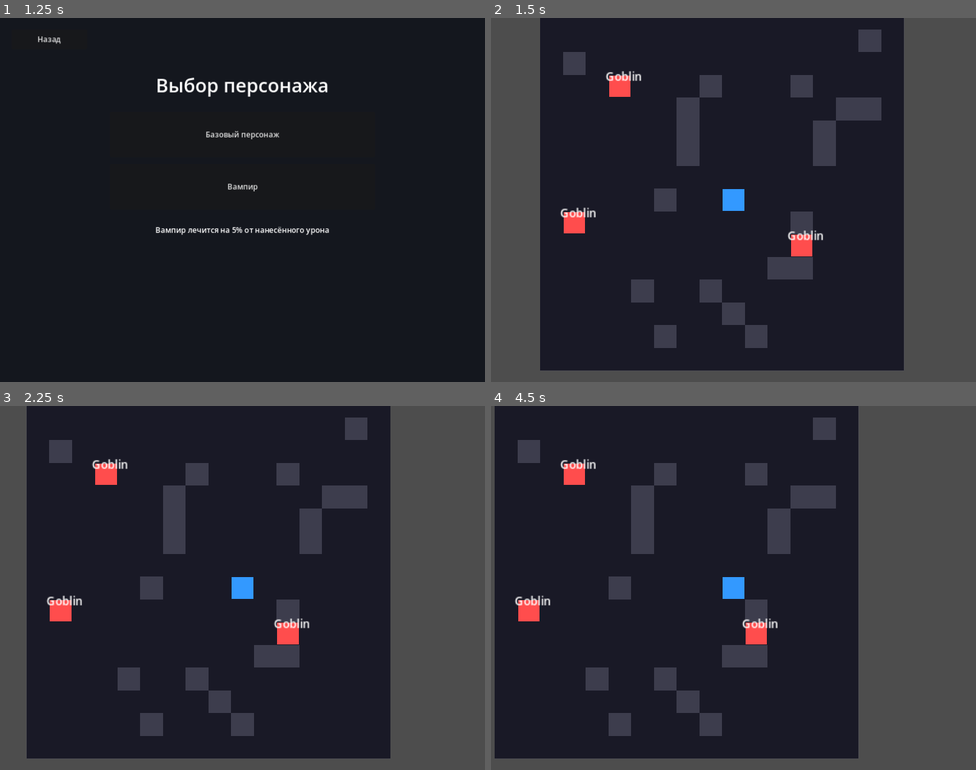
Above: before the commit, frames 1-4 (two rows, left to right).
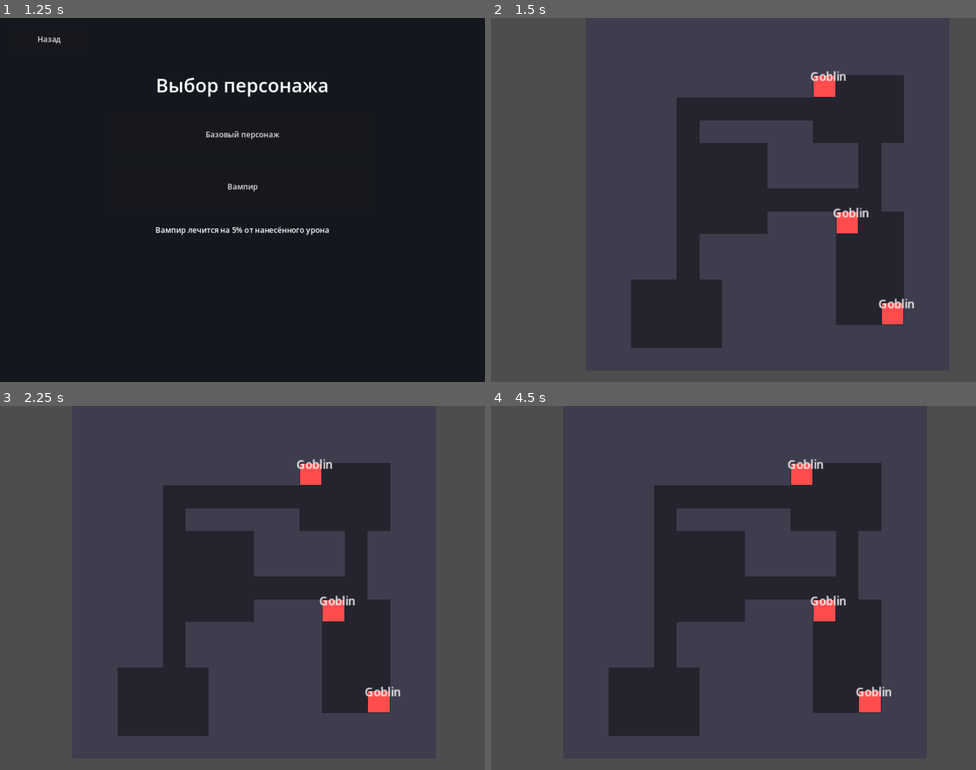
Above: after the commit, the same moments.

Repository: ProninNikita/rpgdungeon
Game: Godot game, scene res://scenes/ui/main_menu.tscn
The game is run twice, just before and just after one commit, with the same random seed, the same clock (stepped at 60 frames per second) and the same inputs.
Inputs:
- Up to frame 1 (1.25 s): click "Новая игра" at 0.5 s
- Up to frame 2 (1.5 s): click "Базовый персонаж" at 1.25 s
- Up to frame 3 (2.25 s): tap Enter at 2 s; hold Right (ui_right) from 2.03 s (still down)
- Up to frame 4 (4.5 s): tap Space at 2.75, 4.25 s; release Right (ui_right) at 2.78 s; hold Down (ui_down) 2.78-3.53 s; tap Enter at 3.5 s; hold Right (ui_right) 3.53-4.28 s; hold Up (ui_up) from 4.28 s (still down)

Frame 1 is identical in both runs. In frame 2, 52% of the frame differs, in the area x 10-88%, y 0-97%; in frame 3, 52%; in frame 4, 54%, in the area x 0-83%, y 0-97%.

Commit message:
Generate dungeon rooms and corridors

Diff:
--- a/scripts/game_state.gd
+++ b/scripts/game_state.gd
@@ -4,7 +4,10 @@
 const MAIN_LEVEL_PATH = "res://scenes/levels/main_level.tscn"
 const ROOM_WIDTH = 16
 const ROOM_HEIGHT = 16
-const WALL_COUNT = 20
+const MIN_ROOM_COUNT = 4
+const MAX_ROOM_COUNT = 5
+const MIN_ROOM_SIZE = 3
+const MAX_ROOM_SIZE = 5
 const ENEMY_COUNT = 3
 const START_GRID_POS = {"x": 8, "y": 8}
 const CHARACTER_DEFINITIONS = {
@@ -45,7 +48,7 @@
 	current_enemy_id = ""
 	defeated_enemies.clear()
 	level_data = generate_level_data()
-	player_grid_pos = START_GRID_POS.duplicate()
+	player_grid_pos = level_data.get("start_position", START_GRID_POS).duplicate()
 	player_stats = get_character_stats(character_id)
 	active_save_slot = get_first_empty_save_slot()
 	if active_save_slot != 0:
@@ -59,9 +62,13 @@
 	active_save_slot = slot
 	selected_character_id = save_data.get("selected_character_id", "base")
 	level_data = save_data.get("level_data", {})
-	if level_data.is_empty():
+	var regenerated_level = false
+	if not is_valid_level_data(level_data):
 		level_data = generate_level_data()
-	player_grid_pos = save_data.get("player_grid_pos", START_GRID_POS.duplicate())
+		regenerated_level = true
+	player_grid_pos = save_data.get("player_grid_pos", level_data.get("start_position", START_GRID_POS).duplicate())
+	if regenerated_level or not is_grid_position_walkable(level_data, player_grid_pos):
+		player_grid_pos = level_data.get("start_position", START_GRID_POS).duplicate()
 	player_stats = save_data.get("player_stats", get_default_player_stats())
 	current_enemy_id = ""
 	defeated_enemies = save_data.get("defeated_enemies", {})
@@ -125,8 +132,19 @@
 	return "save_slot_%d.json" % slot
 
 func ensure_level_data() -> void:
-	if level_data.is_empty():
+	if not is_valid_level_data(level_data):
 		level_data = generate_level_data()
+		player_grid_pos = level_data.get("start_position", START_GRID_POS).duplicate()
+
+func is_valid_level_data(data: Dictionary) -> bool:
+	return data.has("floor_tiles") and data.has("walls") and data.has("rooms") and data.has("enemies")
+
+func is_grid_position_walkable(data: Dictionary, grid_position: Dictionary) -> bool:
+	var key = get_grid_key(int(grid_position.get("x", START_GRID_POS["x"])), int(grid_position.get("y", START_GRID_POS["y"])))
+	for floor_tile in data.get("floor_tiles", []):
+		if get_grid_key(floor_tile["x"], floor_tile["y"]) == key:
+			return true
+	return false
 
 func get_default_player_stats() -> Dictionary:
 	return get_character_stats("base")
@@ -173,20 +191,114 @@
 	var level_seed = rng.randi()
 	rng.seed = level_seed
 
-	var occupied = {}
-	for y in range(START_GRID_POS["y"] - 1, START_GRID_POS["y"] + 2):
-		for x in range(START_GRID_POS["x"] - 1, START_GRID_POS["x"] + 2):
-			occupied[get_grid_key(x, y)] = true
-
+	var rooms = generate_rooms(rng)
+	var floor_positions = {}
+
+	for room in rooms:
+		carve_room(room, floor_positions)
+
+	for index in range(rooms.size() - 1):
+		connect_rooms(rooms[index], rooms[index + 1], floor_positions, rng)
+
+	var floor_tiles = positions_to_array(floor_positions)
+	var walls = build_wall_tiles(floor_positions)
+	var start_position = get_room_center(rooms[0])
+	var enemies = generate_enemy_data(rooms, floor_positions, start_position, rng)
+
+	return {
+		"seed": level_seed,
+		"width": ROOM_WIDTH,
+		"height": ROOM_HEIGHT,
+		"start_position": start_position,
+		"rooms": rooms,
+		"floor_tiles": floor_tiles,
+		"walls": walls,
+		"enemies": enemies
+	}
+
+func generate_rooms(rng: RandomNumberGenerator) -> Array:
+	var rooms = []
+	var target_room_count = rng.randi_range(MIN_ROOM_COUNT, MAX_ROOM_COUNT)
+	var attempts = 0
+
+	while rooms.size() < target_room_count and attempts < 120:
+		attempts += 1
+		var width = rng.randi_range(MIN_ROOM_SIZE, MAX_ROOM_SIZE)
+		var height = rng.randi_range(MIN_ROOM_SIZE, MAX_ROOM_SIZE)
+		var x = rng.randi_range(1, ROOM_WIDTH - width - 1)
+		var y = rng.randi_range(1, ROOM_HEIGHT - height - 1)
+		var room = {"x": x, "y": y, "width": width, "height": height}
+
+		if not does_room_overlap(room, rooms):
+			rooms.append(room)
+
+	if rooms.is_empty():
+		rooms.append({"x": 5, "y": 5, "width": 5, "height": 5})
+
+	return rooms
+
+func does_room_overlap(room: Dictionary, rooms: Array) -> bool:
+	for other in rooms:
+		if room["x"] - 1 < other["x"] + other["width"] + 1 \
+				and room["x"] + room["width"] + 1 > other["x"] - 1 \
+				and room["y"] - 1 < other["y"] + other["height"] + 1 \
+				and room["y"] + room["height"] + 1 > other["y"] - 1:
+			return true
+	return false
+
+func carve_room(room: Dictionary, floor_positions: Dictionary) -> void:
+	for y in range(room["y"], room["y"] + room["height"]):
+		for x in range(room["x"], room["x"] + room["width"]):
+			floor_positions[get_grid_key(x, y)] = {"x": x, "y": y}
+
+func connect_rooms(from_room: Dictionary, to_room: Dictionary, floor_positions: Dictionary, rng: RandomNumberGenerator) -> void:
+	var from_center = get_room_center(from_room)
+	var to_center = get_room_center(to_room)
+
+	if rng.randi_range(0, 1) == 0:
+		carve_horizontal_corridor(from_center["x"], to_center["x"], from_center["y"], floor_positions)
+		carve_vertical_corridor(from_center["y"], to_center["y"], to_center["x"], floor_positions)
+	else:
+		carve_vertical_corridor(from_center["y"], to_center["y"], from_center["x"], floor_positions)
+		carve_horizontal_corridor(from_center["x"], to_center["x"], to_center["y"], floor_positions)
+
+func carve_horizontal_corridor(from_x: int, to_x: int, y: int, floor_positions: Dictionary) -> void:
+	for x in range(min(from_x, to_x), max(from_x, to_x) + 1):
+		floor_positions[get_grid_key(x, y)] = {"x": x, "y": y}
+
+func carve_vertical_corridor(from_y: int, to_y: int, x: int, floor_positions: Dictionary) -> void:
+	for y in range(min(from_y, to_y), max(from_y, to_y) + 1):
+		floor_positions[get_grid_key(x, y)] = {"x": x, "y": y}
+
+func get_room_center(room: Dictionary) -> Dictionary:
+	return {
+		"x": int(room["x"] + floori(room["width"] / 2.0)),
+		"y": int(room["y"] + floori(room["height"] / 2.0))
+	}
+
+func positions_to_array(positions: Dictionary) -> Array:
+	var result = []
+	for position in positions.values():
+		result.append(position)
+	return result
+
+func build_wall_tiles(floor_positions: Dictionary) -> Array:
 	var walls = []
-	while walls.size() < WALL_COUNT:
-		var wall_pos = get_random_free_position(rng, occupied, 1)
-		walls.append(wall_pos)
-		occupied[get_grid_key(wall_pos["x"], wall_pos["y"])] = true
-
+	for y in range(ROOM_HEIGHT):
+		for x in range(ROOM_WIDTH):
+			if not floor_positions.has(get_grid_key(x, y)):
+				walls.append({"x": x, "y": y})
+	return walls
+
+func generate_enemy_data(rooms: Array, floor_positions: Dictionary, start_position: Dictionary, rng: RandomNumberGenerator) -> Array:
 	var enemies = []
+	var occupied = {
+		get_grid_key(start_position["x"], start_position["y"]): true
+	}
+	var enemy_rooms = rooms.slice(1)
+
 	for index in range(ENEMY_COUNT):
-		var enemy_pos = get_random_free_position(rng, occupied, 3)
+		var enemy_pos = get_random_floor_position(rng, floor_positions, occupied, start_position, enemy_rooms)
 		occupied[get_grid_key(enemy_pos["x"], enemy_pos["y"])] = true
 		enemies.append({
 			"id": "level_enemy_%02d" % [index + 1],
@@ -195,25 +307,42 @@
 			"y": enemy_pos["y"]
 		})
 
+	return enemies
+
+func get_random_floor_position(
+	rng: RandomNumberGenerator,
+	floor_positions: Dictionary,
+	occupied: Dictionary,
+	start_position: Dictionary,
+	preferred_rooms: Array
+) -> Dictionary:
+	for _attempt in range(200):
+		var candidate = get_random_room_position(rng, preferred_rooms)
+		if is_valid_spawn_position(candidate, occupied, start_position):
+			return candidate
+
+	var floor_tiles = floor_positions.values()
+	for _attempt in range(200):
+		var candidate = floor_tiles[rng.randi_range(0, floor_tiles.size() - 1)]
+		if is_valid_spawn_position(candidate, occupied, start_position):
+			return candidate
+
+	return start_position
+
+func get_random_room_position(rng: RandomNumberGenerator, rooms: Array) -> Dictionary:
+	if rooms.is_empty():
+		return START_GRID_POS
+
+	var room = rooms[rng.randi_range(0, rooms.size() - 1)]
 	return {
-		"seed": level_seed,
-		"width": ROOM_WIDTH,
-		"height": ROOM_HEIGHT,
-		"start_position": START_GRID_POS,
-		"walls": walls,
-		"enemies": enemies
-	}
-
-func get_random_free_position(rng: RandomNumberGenerator, occupied: Dictionary, min_distance_from_start: int) -> Dictionary:
-	for _attempt in range(500):
-		var x = rng.randi_range(1, ROOM_WIDTH - 2)
-		var y = rng.randi_range(1, ROOM_HEIGHT - 2)
-		var key = get_grid_key(x, y)
-		var distance = abs(x - START_GRID_POS["x"]) + abs(y - START_GRID_POS["y"])
-		if not occupied.has(key) and distance >= min_distance_from_start:
-			return {"x": x, "y": y}
-
-	return {"x": START_GRID_POS["x"], "y": START_GRID_POS["y"]}
+		"x": rng.randi_range(room["x"], room["x"] + room["width"] - 1),
+		"y": rng.randi_range(room["y"], room["y"] + room["height"] - 1)
+	}
+
+func is_valid_spawn_position(candidate: Dictionary, occupied: Dictionary, start_position: Dictionary) -> bool:
+	var key = get_grid_key(candidate["x"], candidate["y"])
+	var distance = abs(candidate["x"] - start_position["x"]) + abs(candidate["y"] - start_position["y"])
+	return not occupied.has(key) and distance >= 4
 
 func get_grid_key(x: int, y: int) -> String:
 	return "%d:%d" % [x, y]
--- a/scripts/room.gd
+++ b/scripts/room.gd
@@ -5,7 +5,9 @@
 const TILE_SIZE = 32
 const ENEMY_SCENE = preload("res://scenes/combat/enemy.tscn")
 
+var floor_positions: Dictionary = {}
 var wall_positions: Dictionary = {}
+var floors_container: Node2D
 var walls_container: Node2D
 var enemies_container: Node2D
 
@@ -16,7 +18,12 @@
 	build_level()
 
 func build_level() -> void:
+	floor_positions.clear()
 	wall_positions.clear()
+	floors_container = Node2D.new()
+	floors_container.name = "GeneratedFloors"
+	add_child(floors_container)
+
 	walls_container = Node2D.new()
 	walls_container.name = "GeneratedWalls"
 	add_child(walls_container)
@@ -26,12 +33,24 @@
 	add_child(enemies_container)
 
 	place_player()
+	build_floors()
 	build_walls()
 	spawn_enemies()
 
 func place_player() -> void:
 	if player != null and player.has_method("set_grid_position"):
 		player.set_grid_position(GameState.get_player_grid_position())
+
+func build_floors() -> void:
+	for floor_data in GameState.level_data.get("floor_tiles", []):
+		var grid_pos = Vector2i(floor_data["x"], floor_data["y"])
+		floor_positions[get_grid_key(grid_pos)] = true
+
+		var floor_tile = ColorRect.new()
+		floor_tile.position = grid_pos * TILE_SIZE
+		floor_tile.size = Vector2(TILE_SIZE, TILE_SIZE)
+		floor_tile.color = Color(0.14, 0.14, 0.18, 1)
+		floors_container.add_child(floor_tile)
 
 func build_walls() -> void:
 	for wall_data in GameState.level_data.get("walls", []):
@@ -59,7 +78,7 @@
 		enemies_container.add_child(enemy)
 
 func is_grid_position_blocked(grid_pos: Vector2i) -> bool:
-	return wall_positions.has(get_grid_key(grid_pos))
+	return not floor_positions.has(get_grid_key(grid_pos))
 
 func get_grid_key(grid_pos: Vector2i) -> String:
 	return "%d:%d" % [grid_pos.x, grid_pos.y]
Not shown, changed: CHANGELOG.md
